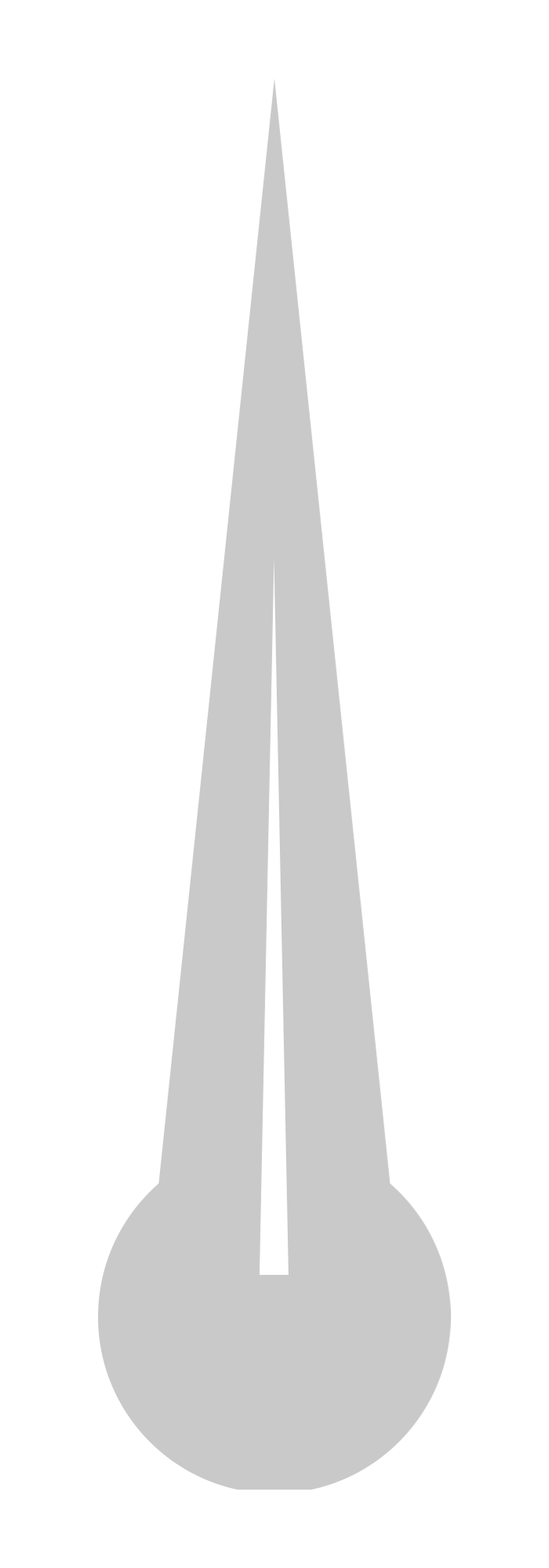
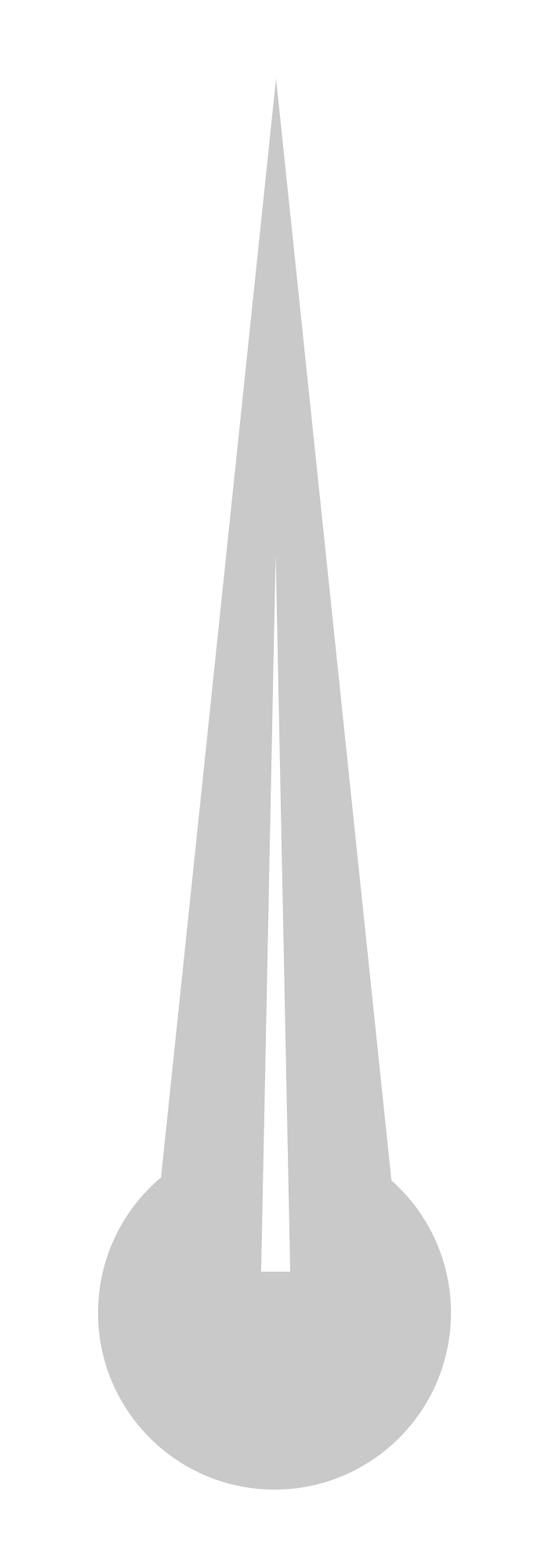
Revision of a layered 549 × 1568 image; what changed, layer by layer:
painted on "整体" over box(98, 78, 451, 1490)
